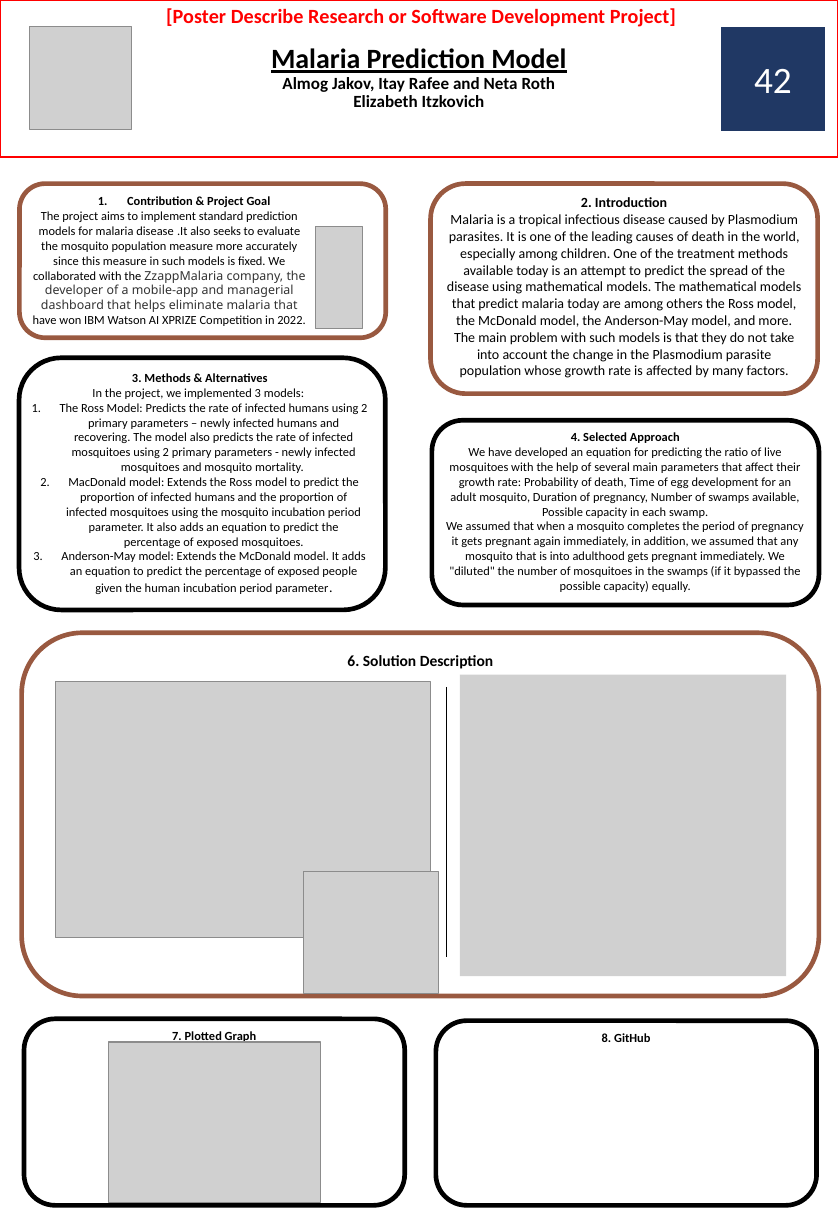
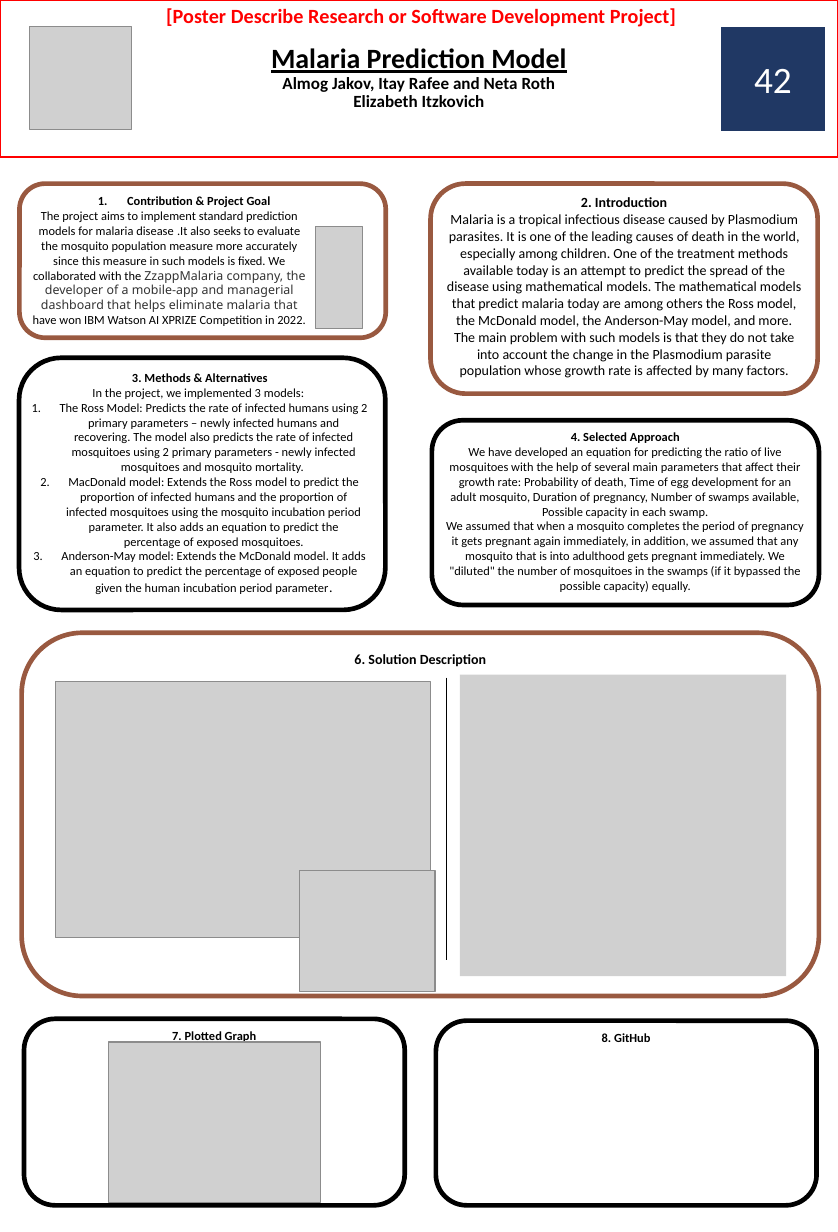
Before and after one commit to itay-rafee/Mathematical-Model-of-Malaria, a slide deck: slide 1 of poster.pptx. Drawn at 838x1232 pixels with LibreOffice and Linux fonts; fonts in the diff are those of the drawing; grey boxes stand for pictures. Boxes give left, top, right and bottom in pixels: in the first picture for what was removed or moved away, otherwise in the second. Text is boxed around its words. In the diff, an @@ line names an element or a change of style, - is before the commit and + after.

Commit message:
updated poster (font)

```diff
--- a/poster.pptx
+++ b/poster.pptx
@@ rounded rectangle "6. Solution Description" at [21,632,819,996]: size 10 to 9 pt @@
@@ line moved from (446, 687) - (446, 958) to (446, 677) - (446, 960) @@
@@ picture: place and size @@
-picture at [304,872,439,993]
+picture at [299,870,435,992]
```
